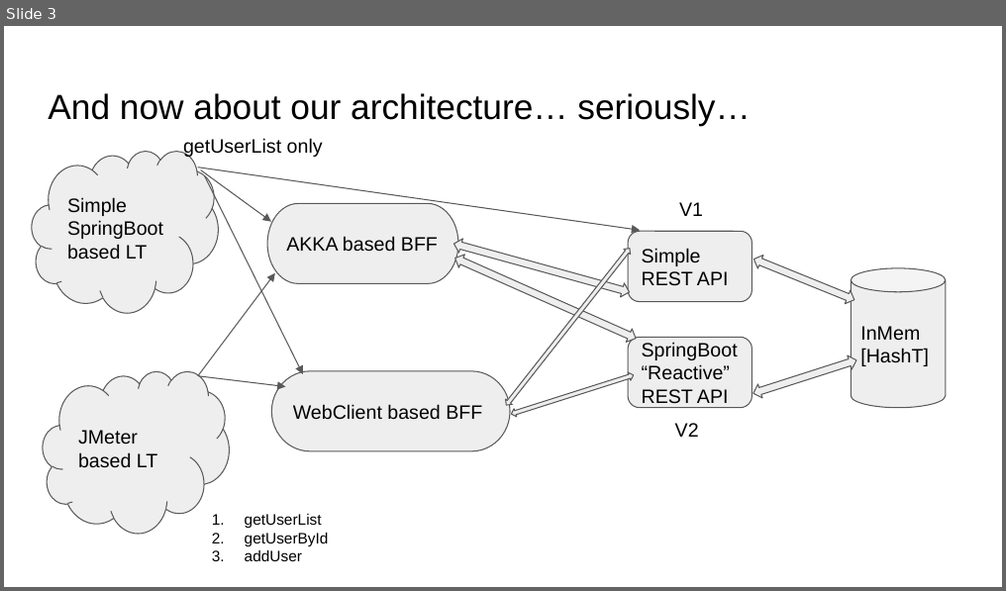
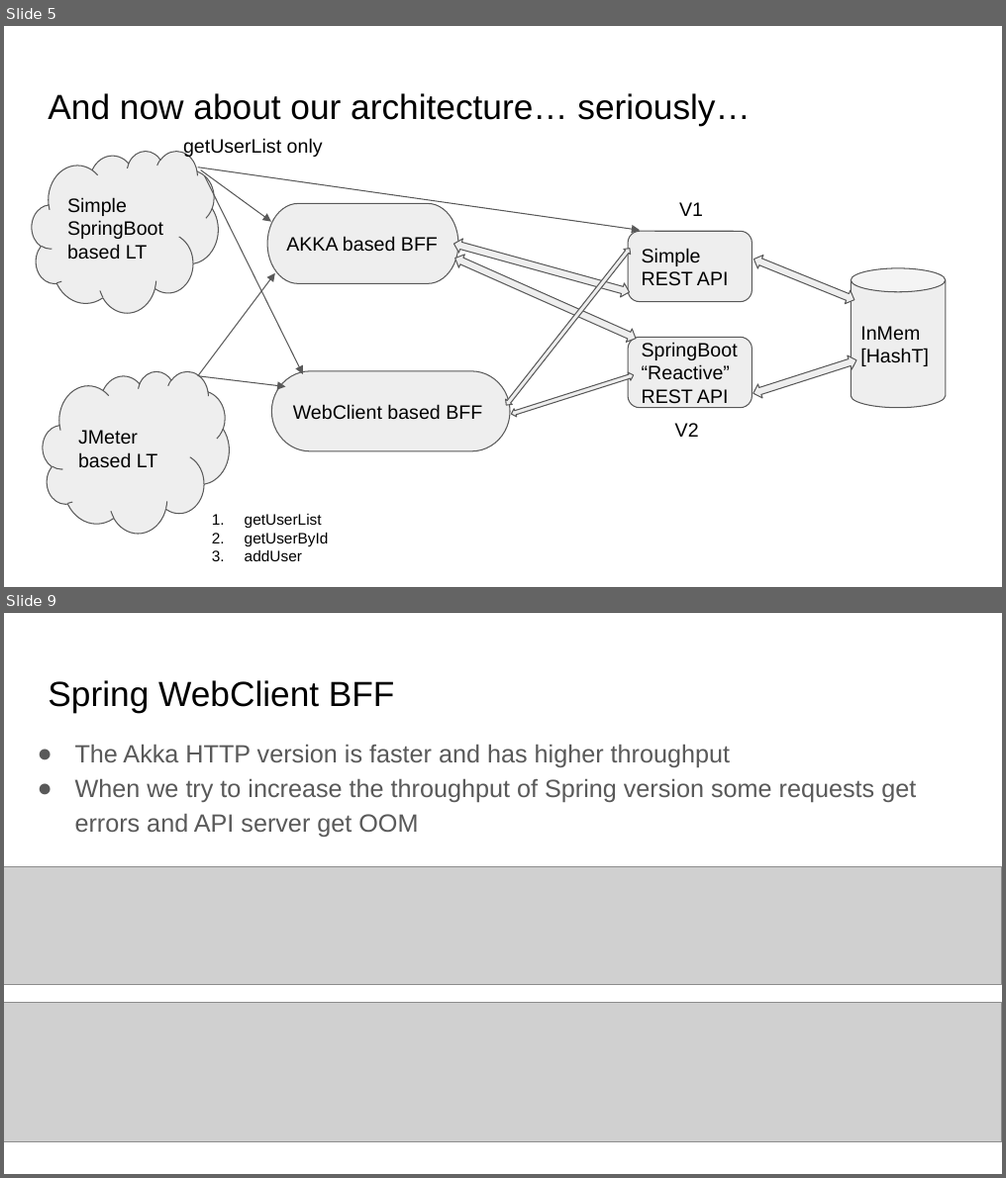
Before and after one commit to yangli2014/bffwith_akka, a slide deck: docs/BFF Akka.pptx. Shown one above the other, each under a label of ours: slide 3 before the commit, slides 5 and 9 after it; the slides between them are not shown. The pictures are 1006x591 and 1006x1178 pixels, drawn with LibreOffice and Linux fonts; fonts in the diff are those of the drawing; grey boxes stand for pictures. Boxes give left, top, right and bottom in pixels: in the first picture for what was removed or moved away, otherwise in the second. Text is boxed around its words. In the diff, an @@ line names an element or a change of style, - is before the commit and + after.

```diff
--- a/docs/BFF Akka.pptx
+++ b/docs/BFF Akka.pptx
@@ slide 9 added at (x1=4, y1=613, x2=1002, y2=1174), background #FFFFFF @@
@@ title added at (x1=48, y1=680, x2=395, y2=712), 25.2 pt, text #000000 @@
+Spring WebClient BFF
@@ text added at (x1=75, y1=744, x2=916, y2=837), 18 pt, text #595959 @@
+● The Akka HTTP version is faster and has higher throughput
+● When we try to increase the throughput of Spring version some requests get errors and API server get OOM
@@ picture added at (x1=4, y1=866, x2=1002, y2=984) @@
@@ picture added at (x1=4, y1=1002, x2=1002, y2=1142) @@
@@ what was slide 3 is now slide 5 @@
```
Also in this commit, not shown: 1 slide changed, 4 other slides added, 3 other files.
